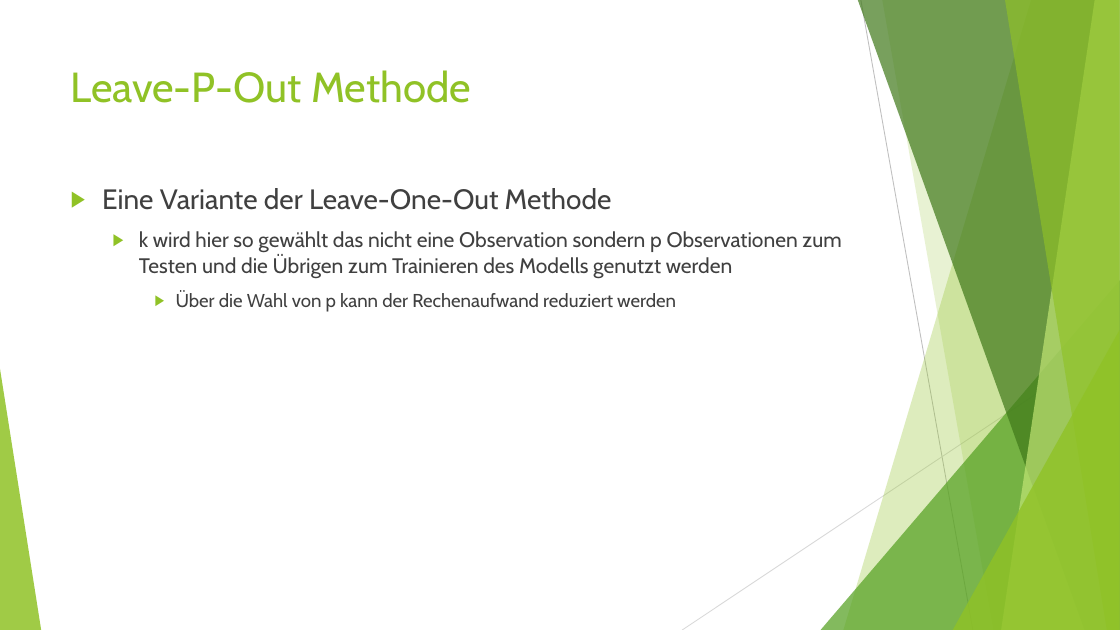
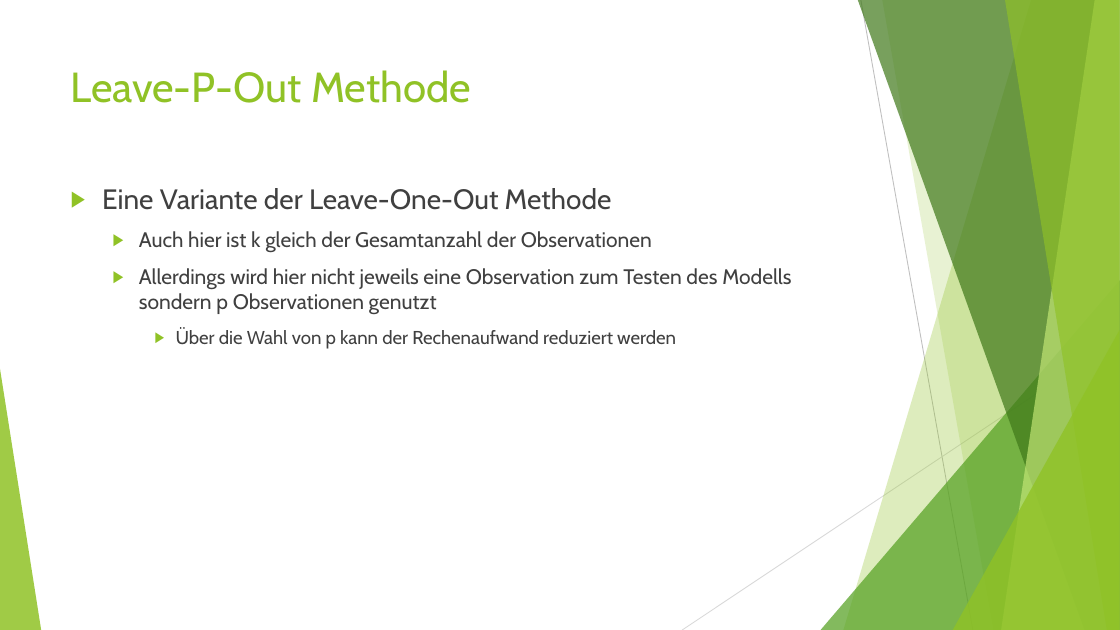
Before and after one commit to Geosoft2/geosoft2-2021, a slide deck: slide 14 of Cross-validation/presentation/Methoden zur Kreuzvalidierung.odp. Drawn at 1120x630 pixels with LibreOffice and Linux fonts; fonts in the diff are those of the drawing. Boxes give left, top, right and bottom in pixels: in the first picture for what was removed or moved away, otherwise in the second. Text is boxed around its words. In the diff, an @@ line names an element or a change of style, - is before the commit and + after.

```diff
--- a/Cross-validation/presentation/Methoden zur Kreuzvalidierung.odp
+++ b/Cross-validation/presentation/Methoden zur Kreuzvalidierung.odp
@@ text at bbox=[139, 231, 791, 314]: text changed @@
-  ▶ k wird hier so gewählt das nicht eine Observation sondern p Observationen zum Testen und die Übrigen zum Trainieren des Modells genutzt werden
+  ▶ Auch hier ist k gleich der Gesamtanzahl der Observationen
+  ▶ Allerdings wird hier nicht jeweils eine Observation zum Testen des Modells sondern p Observationen genutzt
```
Also in this commit, not shown: 1 other slide changed.
